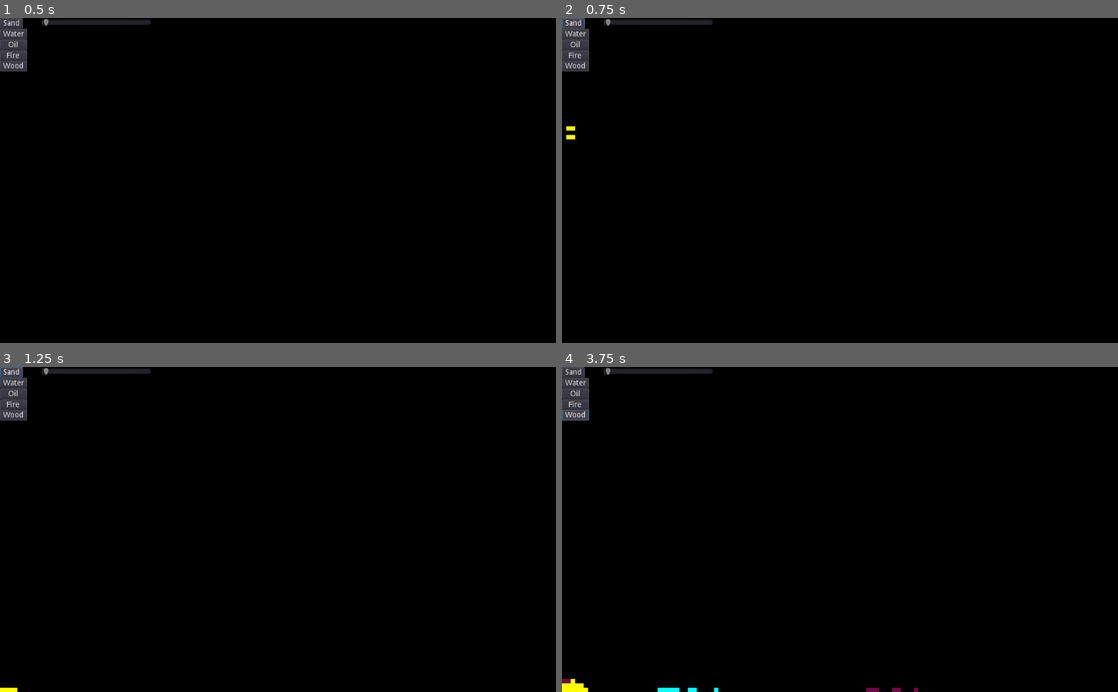
Above: before the commit, frames 1-4 (two rows, left to right).
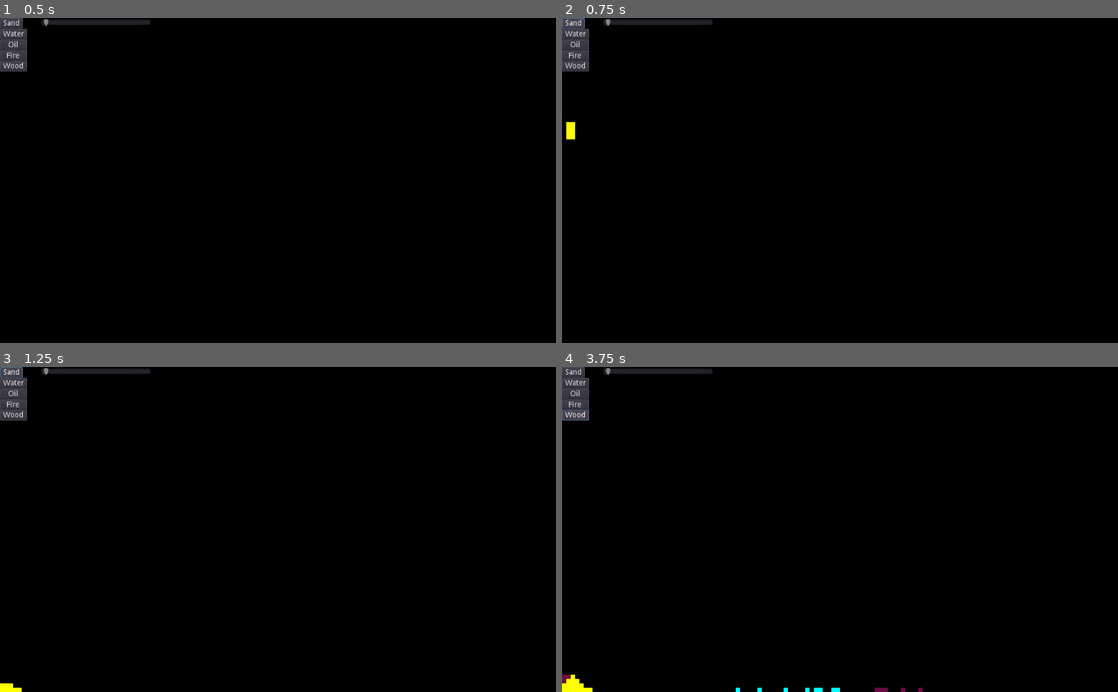
Above: after the commit, the same moments.

Repository: jhonnystene/sandbox
Game: Godot game, scene res://Sandbox.tscn
Same seed, same stepped clock (60 frames per second), same inputs: the game is played once before the commit and once after it.
Inputs:
- Up to frame 1 (0.5 s): no input
- Up to frame 2 (0.75 s): click "Sand" at 0.5 s
- Up to frame 3 (1.25 s): no input
- Up to frame 4 (3.75 s): click "Water" at 1.25 s; click "Oil" at 2 s; click "Fire" at 2.75 s; click "Wood" at 3.5 s

Frame 1 is identical in both runs. In frame 2, less than 0.1% of the frame differs, in the area x 0-3%, y 31-37%; in frame 3, less than 0.1%; in frame 4, 0.4%, in the area x 0-65%, y 94-100%.

Commit message:
Fix bug where top line doesn't simulate

Diff:
--- a/Sandbox.gd
+++ b/Sandbox.gd
@@ -111,7 +111,7 @@
 
 func processSandboxWorld(delta):
 	for x in range(0, SandboxWorldWidth):
-		for y in range(SandboxWorldHeight - 1, 0, -1):
+		for y in range(SandboxWorldHeight - 1, -1, -1):
 			var pixel = SandboxWorld[x][y]
 			if(IsType(pixel, TYPE_AIR)): # Air
 				continue
